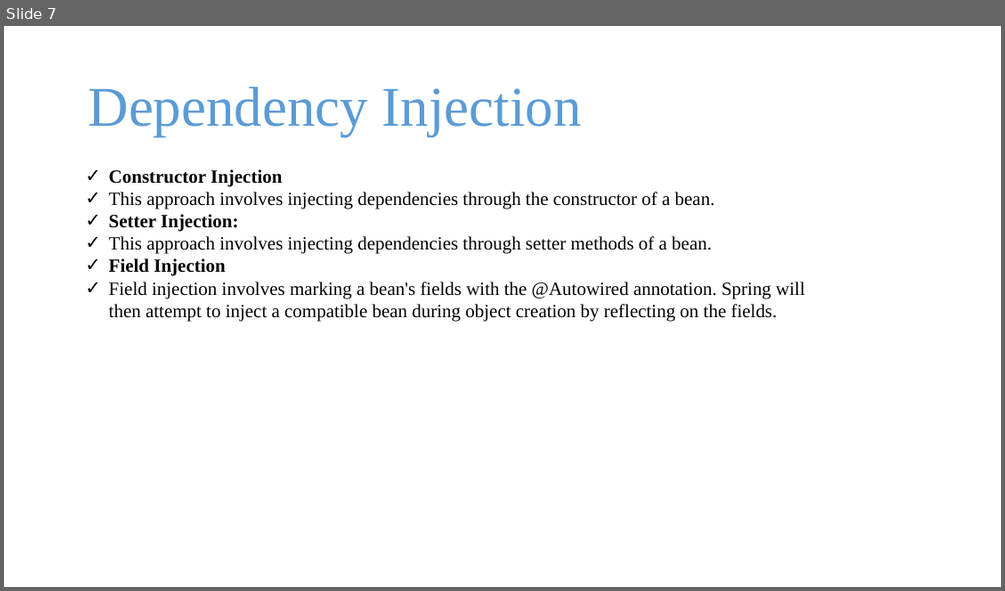
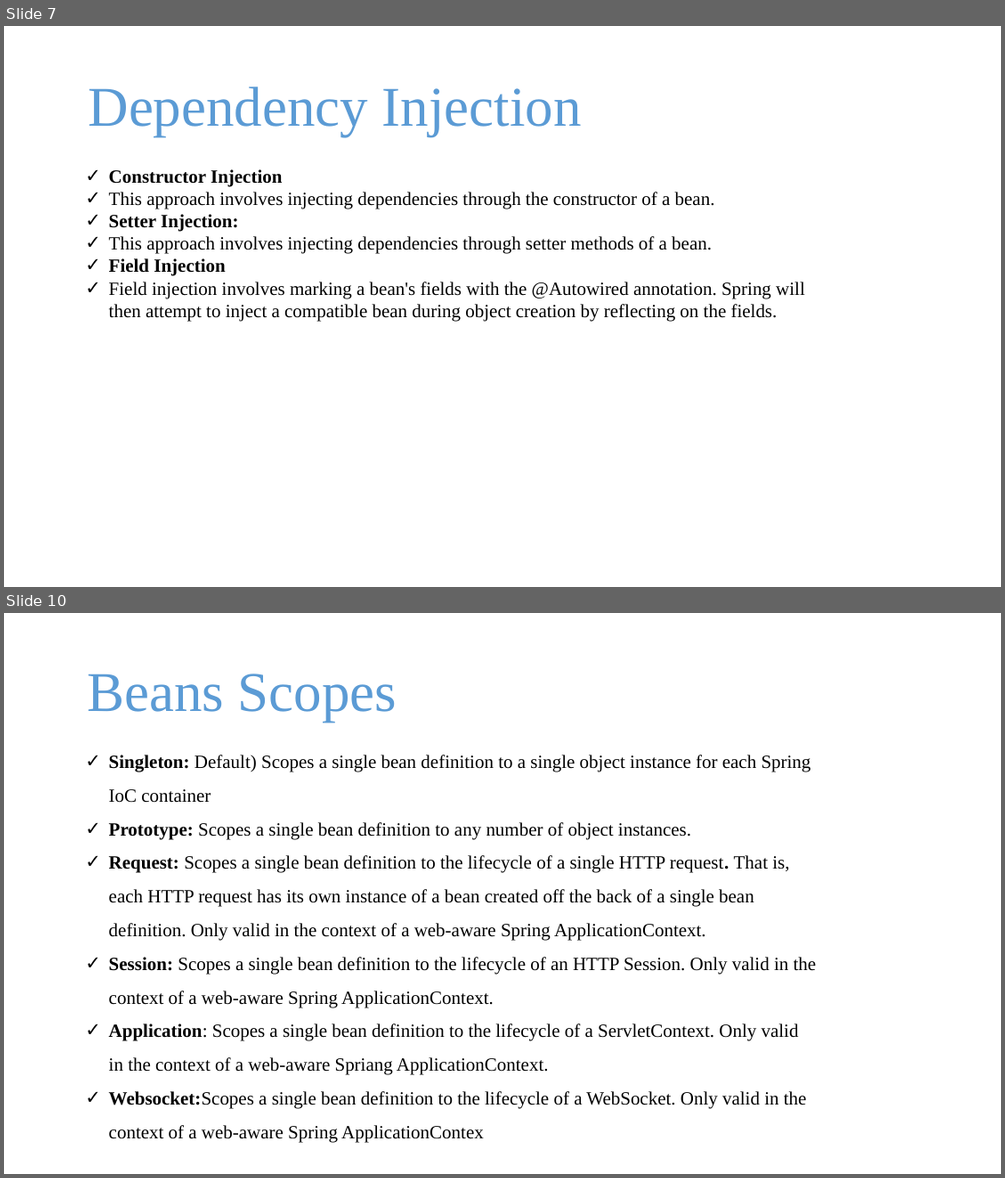
Before and after one commit to batchlcwd/spring-boot-microservices-batch2402, a slide deck: 2_spring and spring boot.pptx. Shown one above the other, each under a label of ours: slide 7 before the commit, slides 7 and 10 after it; the slides between them are not shown. The pictures are 1005x591 and 1005x1178 pixels, drawn with LibreOffice and Linux fonts; fonts in the diff are those of the drawing; background and template pictures are left out. Boxes give left, top, right and bottom in pixels: in the first picture for what was removed or moved away, otherwise in the second. Text is boxed around its words. In the diff, an @@ line names an element or a change of style, - is before the commit and + after.

Commit message:
11-07-2024 spring  core done

```diff
--- a/2_spring and spring boot.pptx
+++ b/2_spring and spring boot.pptx
@@ slide 10 added at bbox=[4, 613, 1001, 1174], background picture (left out) @@
@@ text added at bbox=[87, 674, 396, 722], 54 pt, text gradient #1F4E79 to #5B9BD5 to #9DC3E6 @@
+Beans Scopes
@@ text added at bbox=[109, 755, 817, 1143], 18 pt, text #000000 @@
+✓ Singleton: Default) Scopes a single bean definition to a single object instance for each Spring IoC container
+✓ Prototype: Scopes a single bean definition to any number of object instances.
+✓ Request: Scopes a single bean definition to the lifecycle of a single HTTP request. That is, each HTTP request has its own instance of a bean created off the back of a single bean definition. Only valid in the context of a web-aware Spring ApplicationContext.
+✓ Session: Scopes a single bean definition to the lifecycle of an HTTP Session. Only valid in the context of a web-aware Spring ApplicationContext.
+✓ Application: Scopes a single bean definition to the lifecycle of a ServletContext. Only valid in the context of a web-aware Spriang ApplicationContext.
+✓ Websocket:Scopes a single bean definition to the lifecycle of a WebSocket. Only valid in the context of a web-aware Spring ApplicationContex
```
Also in this commit, not shown: 5 other slides added, 1 slide removed, 22 other files.
